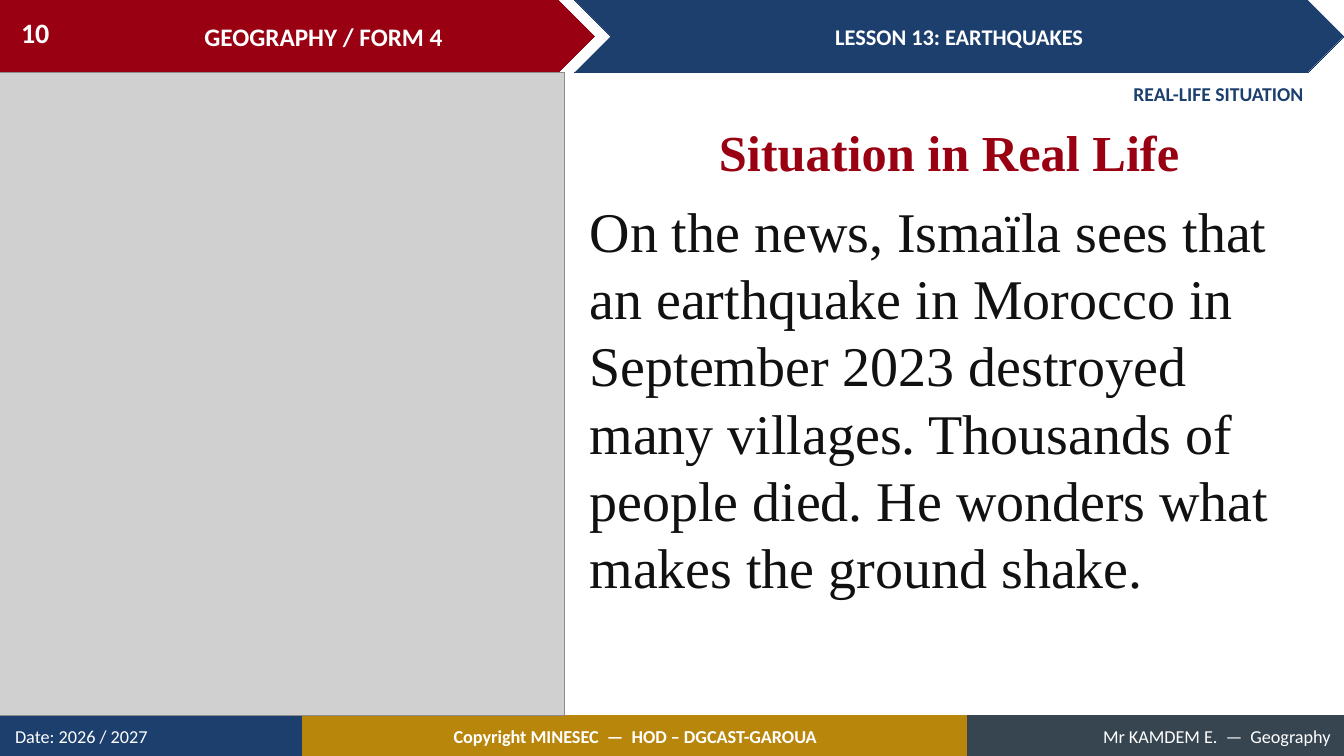
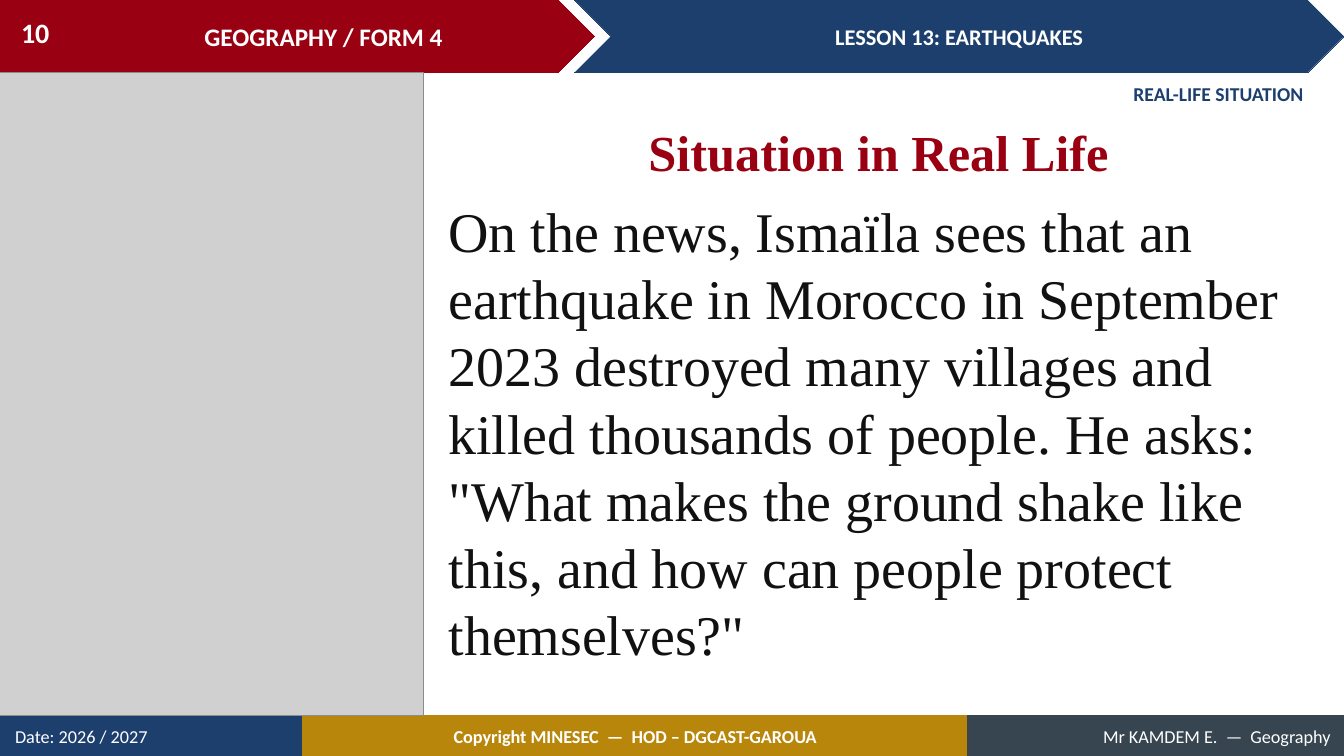
Before and after one commit to Berthautk/linea-github, a slide deck: slide 10 of lecons/F3/16_FORM4_LESSON13_Earthquakes.pptx. Drawn at 1344x756 pixels with LibreOffice and Linux fonts; fonts in the diff are those of the drawing; grey boxes stand for pictures. Boxes give left, top, right and bottom in pixels: in the first picture for what was removed or moved away, otherwise in the second. Text is boxed around its words. In the diff, an @@ line names an element or a change of style, - is before the commit and + after.

```diff
--- a/lecons/F3/16_FORM4_LESSON13_Earthquakes.pptx
+++ b/lecons/F3/16_FORM4_LESSON13_Earthquakes.pptx
@@ picture: place and size @@
-picture at [0,73,565,716]
+picture at [0,73,423,716]
@@ text "Situation in Real Life": place and size @@
-text "Situation in Real Life" at [719,135,1179,172]
+text "Situation in Real Life" at [648,135,1109,172]
@@ text at [449,213,1278,656]: text changed @@
-On the news, Ismaïla sees that an earthquake in Morocco in September 2023 destroyed many villages. Thousands of people died. He wonders what makes the ground shake.
+On the news, Ismaïla sees that an earthquake in Morocco in September 2023 destroyed many villages and killed thousands of people. He asks: "What makes the ground shake like this, and how can people protect themselves?"
```
Also in this commit, not shown: 15 other slides changed, 10 slides added, 2 slides removed, 8 other files.
